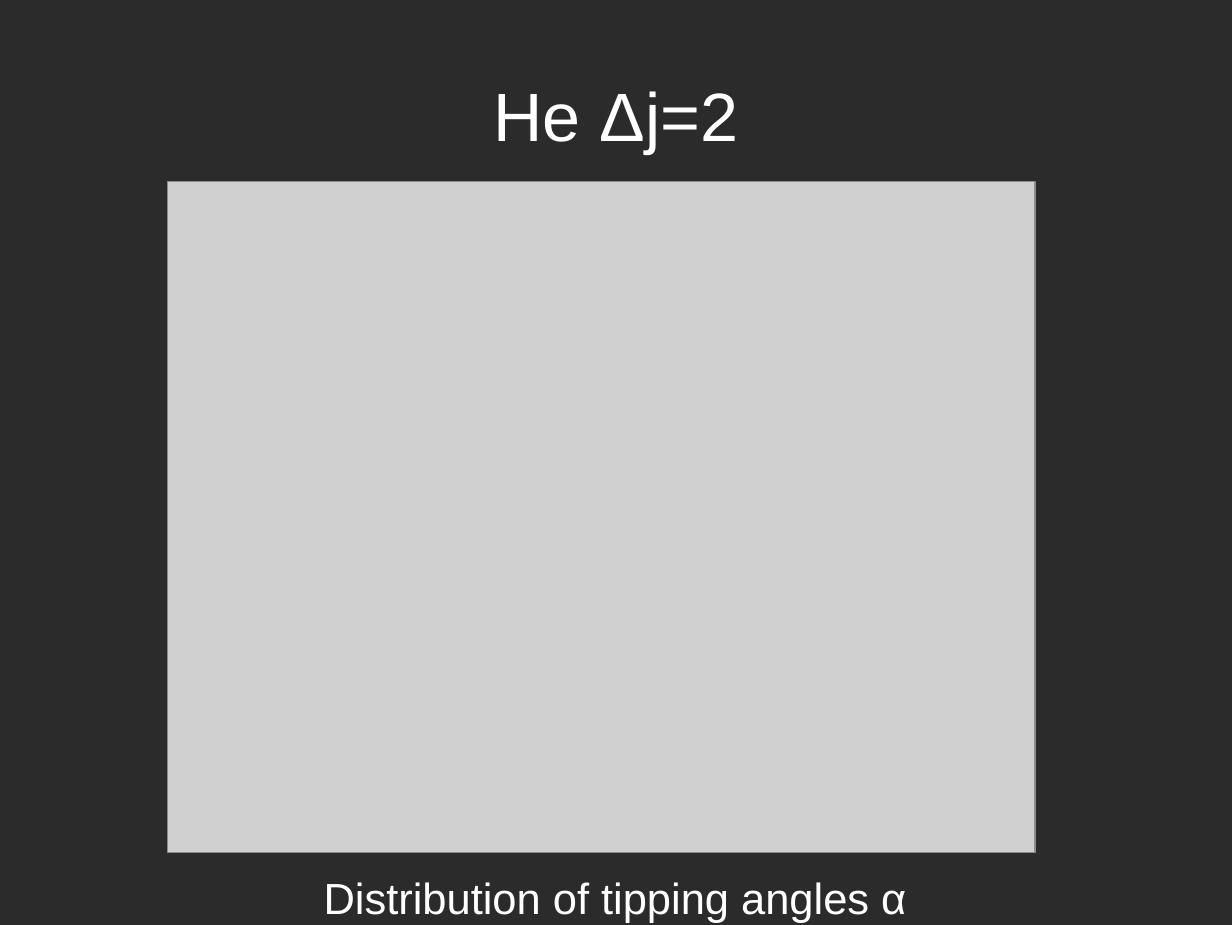
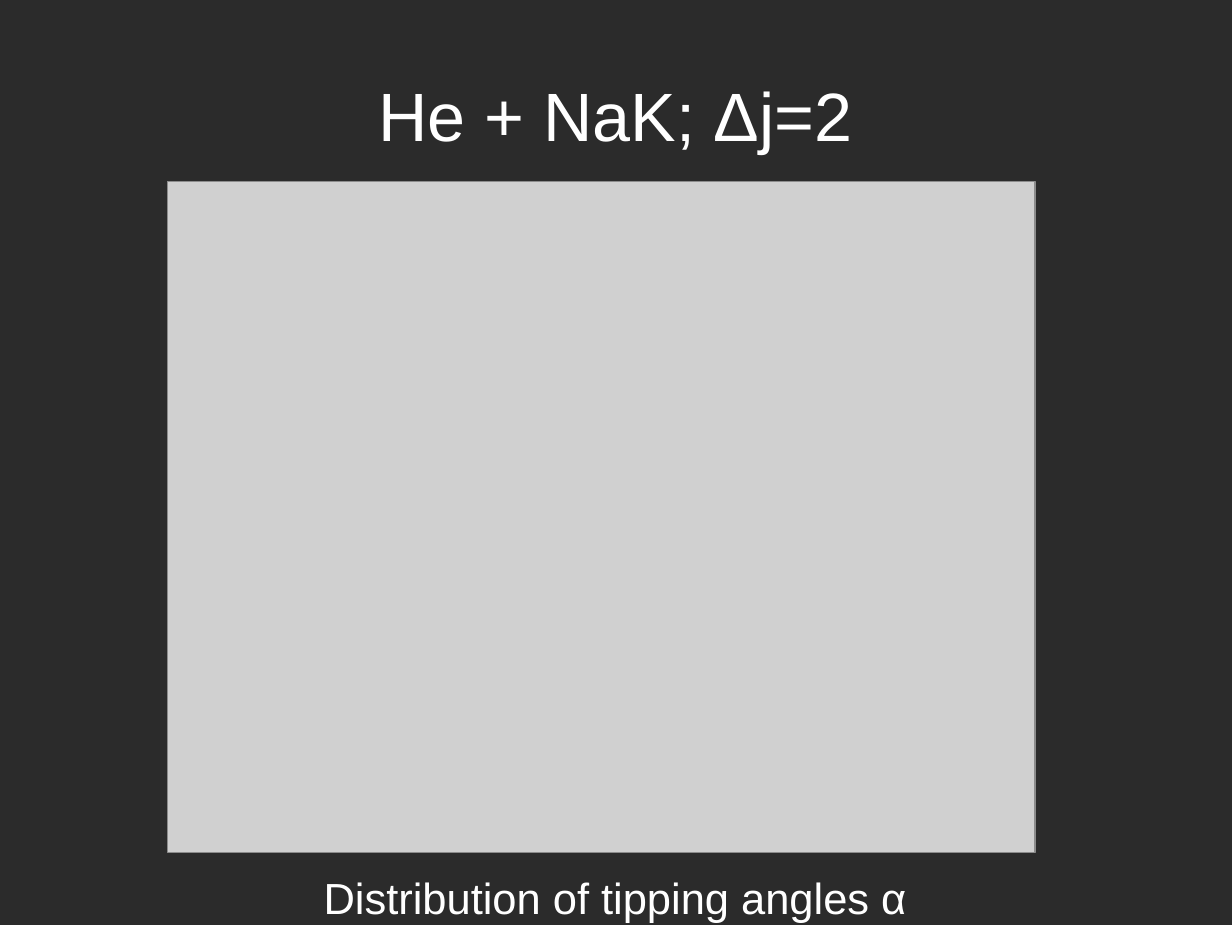
Before and after one commit to atowneND/HeNaK_Collisions, a slide deck: slide 12 of Presentation.odp (slide 11 before the commit). Drawn at 1232x925 pixels with LibreOffice and Linux fonts; fonts in the diff are those of the drawing; grey boxes stand for pictures; background and template pictures are left out; a plain dark background stands for a picture behind light text. Boxes give left, top, right and bottom in pixels: in the first picture for what was removed or moved away, otherwise in the second. Text is boxed around its words. In the diff, an @@ line names an element or a change of style, - is before the commit and + after.

```diff
--- a/Presentation.odp
+++ b/Presentation.odp
@@ title at <box>378,91,853,154</box>: text changed @@
-He Δj=2
+He + NaK; Δj=2
```
Also in this commit, not shown: 6 other slides changed, 2 slides added, 2 slides removed, 4 other files.
